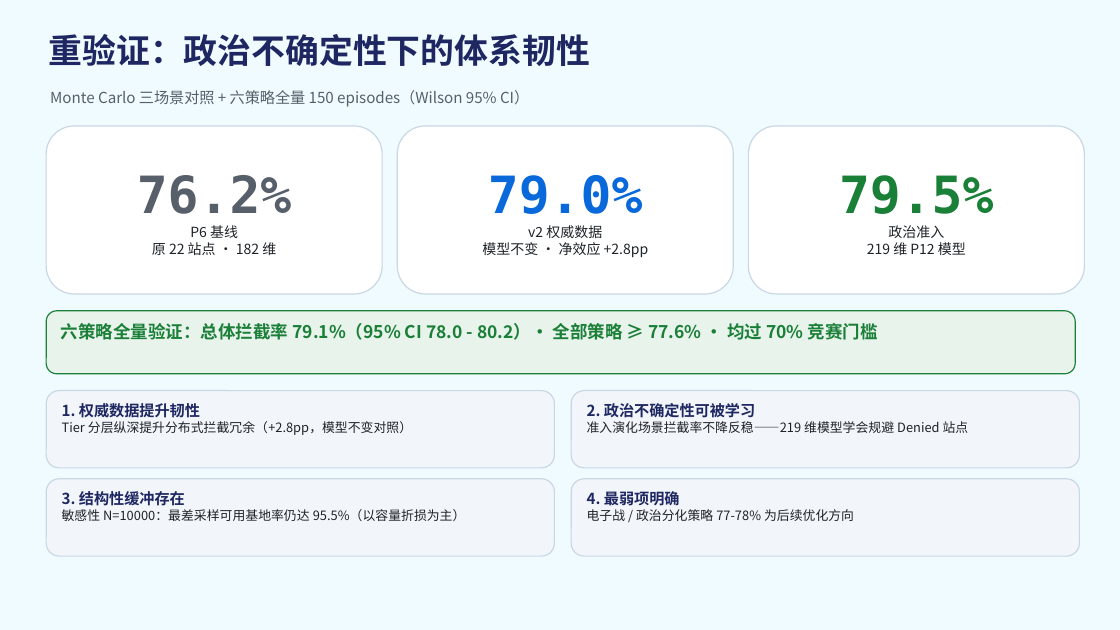
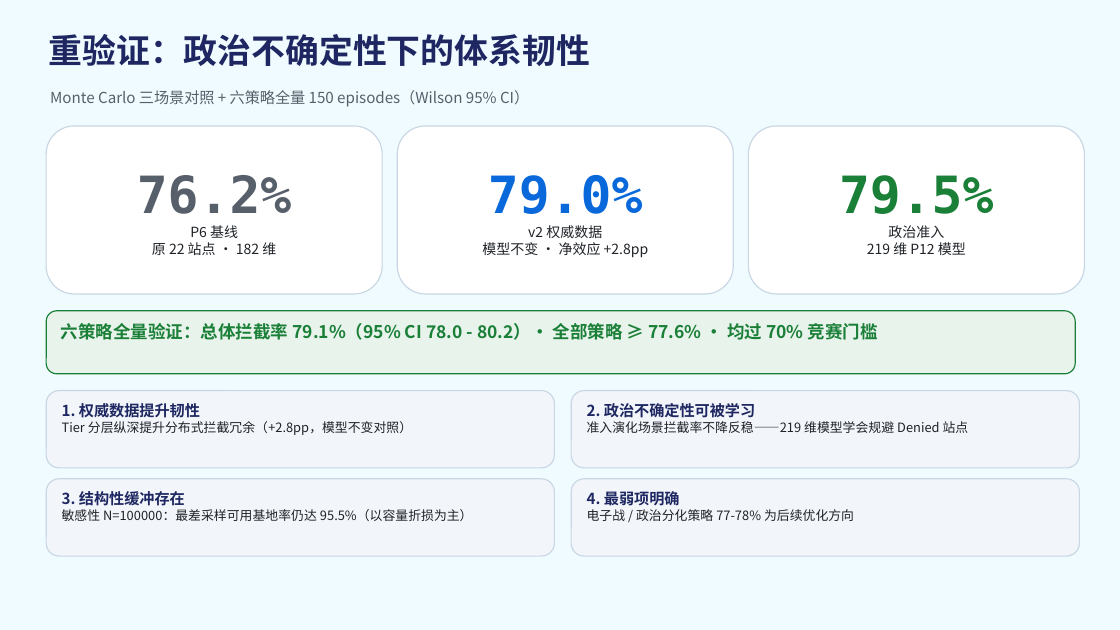
Before and after one commit to yigenfeng0707-netizen/pmtec-dtc2026, a slide deck: slide 16 of DTC2026赛道二参赛作品-含个人简介.pptx. Drawn at 1120x630 pixels with LibreOffice and Linux fonts; fonts in the diff are those of the drawing. Boxes give left, top, right and bottom in pixels: in the first picture for what was removed or moved away, otherwise in the second. Text is boxed around its words. In the diff, an @@ line names an element or a change of style, - is before the commit and + after.

```diff
--- a/DTC2026赛道二参赛作品-含个人简介.pptx
+++ b/DTC2026赛道二参赛作品-含个人简介.pptx
@@ text in rounded rectangle at [62,509,473,521]: text changed @@
-敏感性 N=10000：最差采样可用基地率仍达 95.5%（以容量折损为主）
+敏感性 N=100000：最差采样可用基地率仍达 95.5%（以容量折损为主）
```
Also in this commit, not shown: 9 other files.
